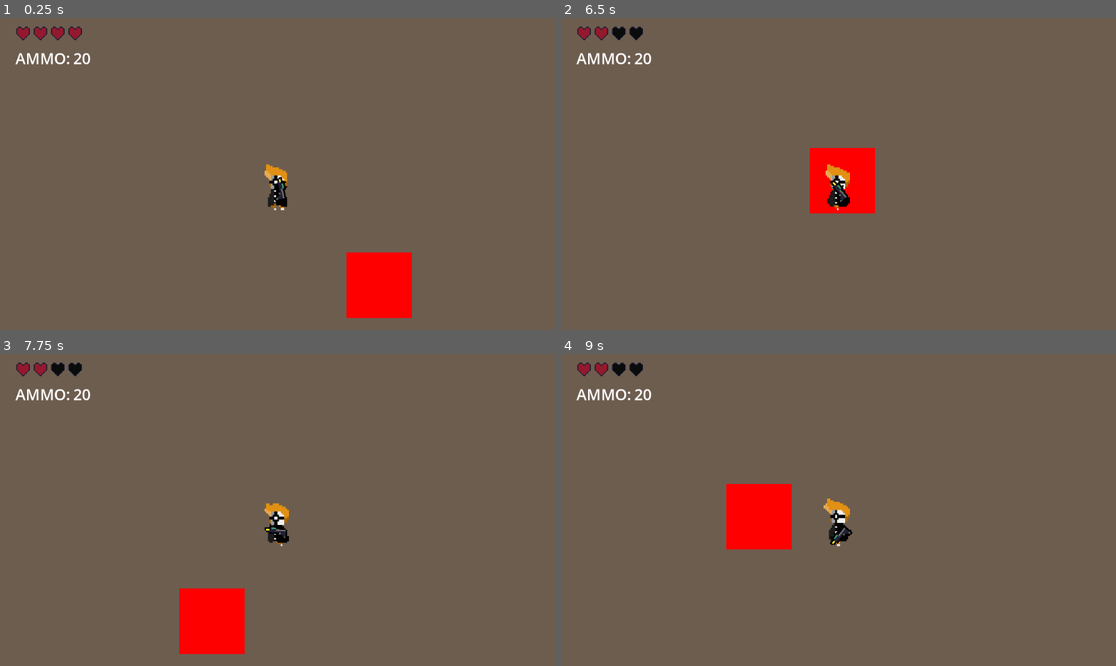
Above: before the commit, frames 1-4 (two rows, left to right).
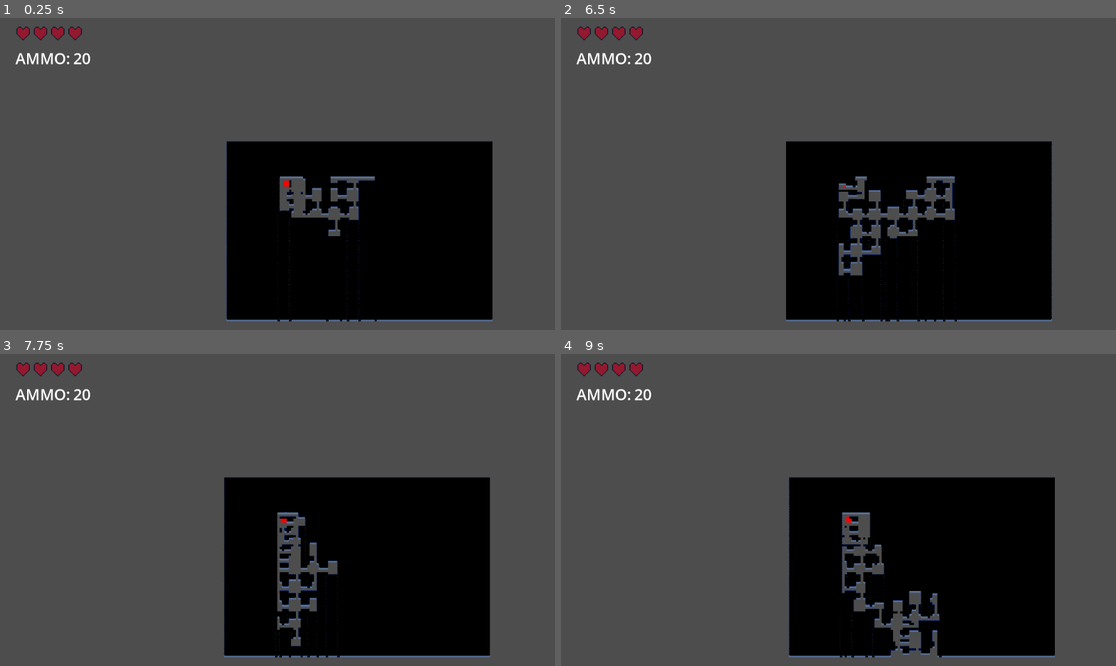
Above: after the commit, the same moments.

Repository: Vloodek/AutoShooter
Game: Godot game, scene res://main_level.tscn
Same seed, same stepped clock (60 frames per second), same inputs: the game is played once before the commit and once after it.
Inputs (mouse positions are in pixels of both pictures, inside the frame that each line leads up to):
- Up to frame 1 (0.25 s): no input
- Up to frame 2 (6.5 s): tap Enter (ui_accept) at 0.5, 0.6, 0.77, 1.07, 1.35, 1.52, 1.82, 2.1, 2.85, 3.02, 3.32, 3.6, 3.77, 4.07, 4.35, 4.52, 4.82, 5.1, 5.85, 6.02, 6.32 s; move the mouse to (960, 158) at 0.52 s; hold Right (ui_right) 0.53-1.28 s; move the mouse to (727, 189) at 1.27 s; hold Down (ui_down) 1.28-2.03 s; move the mouse to (894, 105) at 2.02 s; hold Right (ui_right) 2.03-2.78 s; move the mouse to (810, 236) at 2.77 s; hold Up (ui_up) 2.78-3.53 s; move the mouse to (1005, 220) at 3.52 s; hold Left (ui_left) 3.53-5.03 s; move the mouse to (672, 127) at 4.27 s; move the mouse to (866, 174) at 5.02 s; hold Down (ui_down) 5.03-5.78 s; move the mouse to (755, 96) at 5.77 s; hold Right (ui_right) from 5.78 s (still down)
- Up to frame 3 (7.75 s): move the mouse to (399, 494) at 6.52 s; release Right (ui_right) at 6.53 s; hold Up (ui_up) 6.53-7.28 s; tap Enter (ui_accept) at 6.6, 6.77, 7.07, 7.35, 7.52 s; move the mouse to (166, 525) at 7.27 s; hold Right (ui_right) from 7.28 s (still down)
- Up to frame 4 (9 s): tap Enter (ui_accept) at 7.82, 8.1, 8.85 s; move the mouse to (894, 441) at 8.02 s; release Right (ui_right) at 8.03 s; hold Down (ui_down) 8.03-8.78 s; move the mouse to (810, 572) at 8.77 s; hold Left (ui_left) from 8.78 s (still down)

The runs differ from the first frame. In frame 1, 99% of the frame differs, in the area x 0-100%, y 0-100%; in frame 2, 99%; in frame 3, 99%; in frame 4, 99%.

Commit message:
Генерация уровня(починить тайлы и досмотреть туториал )

Diff:
--- a/Entities/Scenes/Player/player.tscn
+++ b/Entities/Scenes/Player/player.tscn
@@ -199,7 +199,7 @@
 
 [node name="Camera2D" type="Camera2D" parent="."]
 position = Vector2(0, -13)
-zoom = Vector2(3.4, 3.4)
+zoom = Vector2(0.3, 0.3)
 
 [node name="gun_handler" type="Node2D" parent="."]
 position = Vector2(3, 0)
--- /dev/null
+++ b/Levels/level_generator_scripts/main_room.gd
@@ -0,0 +1,33 @@
+extends Node2D
+
+@onready var tilemap = $TileMap
+@export var borders = Rect2(1,1,100,62)
+var walker
+var map
+
+var ground_layer = 0
+
+
+func _ready():
+	randomize()
+	generate_level()
+
+func generate_level():
+	var walker = Walker_room.new(Vector2(3,5), borders)
+	map = walker.walk(600) # потестить
+
+	var using_cells: Array = []
+	var all_cells: Array = tilemap.get_used_cells(ground_layer)
+	tilemap.clear()
+	walker.queue_free()
+
+	for tile in all_cells:
+		if !map.has(Vector2(tile.x, tile.y)):
+			using_cells.append(tile)
+	tilemap.set_cells_terrain_connect(ground_layer,using_cells, ground_layer, ground_layer,false)
+	tilemap.set_cells_terrain_path(ground_layer,using_cells, ground_layer, ground_layer,false)
+
+
+func _input(event):
+	if Input.is_action_just_pressed("ui_accept"):
+		get_tree().reload_current_scene()
--- a/Levels/level_generator_scripts/walker.gd
+++ b/Levels/level_generator_scripts/walker.gd
@@ -34,7 +34,7 @@
 
 
 func step():
-	var target_position = position * direction
+	var target_position = position + direction
 	if borders.has_point(target_position):
 		steps_since_turn +=1
 		position = target_position
@@ -53,7 +53,6 @@
 	directions.shuffle()
 
 	direction = directions.pop_front()
-
 	while not borders.has_point(position + direction):
 		direction = directions.pop_front()
 
--- a/main_level.tscn
+++ b/main_level.tscn
@@ -1,5 +1,6 @@
-[gd_scene load_steps=8 format=3 uid="uid://csj7vjqynno5n"]
-
+[gd_scene load_steps=9 format=3 uid="uid://csj7vjqynno5n"]
+
+[ext_resource type="Script" path="res://Levels/level_generator_scripts/main_room.gd" id="1_q80c4"]
 [ext_resource type="PackedScene" uid="uid://bht2gbifhvqbk" path="res://Entities/Scenes/Player/player.tscn" id="1_uxlkw"]
 [ext_resource type="PackedScene" uid="uid://c4lgoj5et8aj1" path="res://Interactables/scenes/dead_area.tscn" id="2_7rjen"]
 [ext_resource type="Script" path="res://UI/ui_scripts/GUI.gd" id="3_idno8"]
@@ -285,6 +286,7 @@
 8:3/0/terrains_peering_bit/right_side = 0
 8:3/0/terrains_peering_bit/left_side = 0
 8:3/0/terrains_peering_bit/top_side = 0
+8:3/0/terrains_peering_bit/top_right_corner = 0
 9:3/0 = 0
 9:3/0/terrain_set = 0
 9:3/0/terrain = 0
@@ -432,6 +434,7 @@
 sources/0 = SubResource("TileSetAtlasSource_sjm46")
 
 [node name="main_level" type="Node2D"]
+script = ExtResource("1_q80c4")
 
 [node name="Player" parent="." instance=ExtResource("1_uxlkw")]
 speed = 85
@@ -440,6 +443,7 @@
 position = Vector2(62, 55)
 
 [node name="ColorRect" type="ColorRect" parent="."]
+visible = false
 z_index = -100
 offset_left = -464.0
 offset_top = -352.0
@@ -473,7 +477,6 @@
 text = "0"
 
 [node name="TileMap" type="TileMap" parent="."]
-visible = false
 tile_set = SubResource("TileSet_d68iw")
 format = 2
 layer_0/tile_data = PackedInt32Array(4063324, 131072, 2, 3997788, 131072, 1, 3932252, 655360, 1, 3866716, 131072, 1, 38 …(167756 unchanged characters)…
